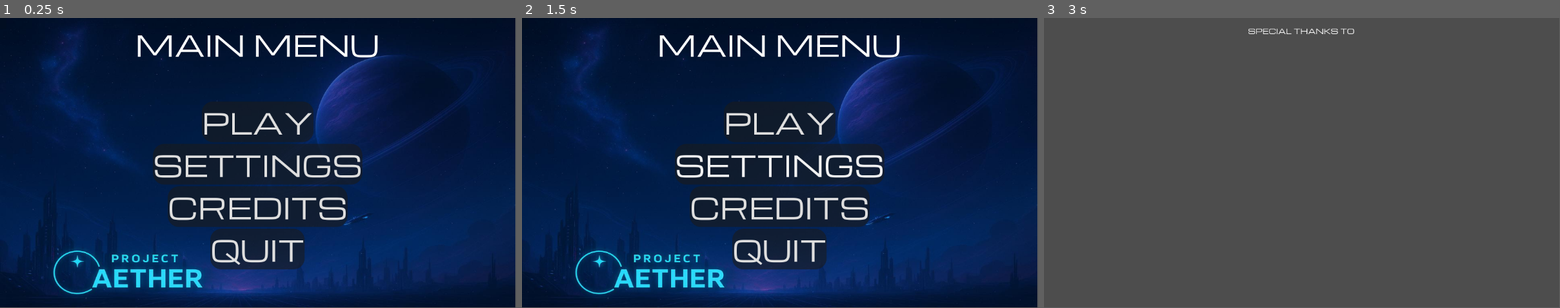
Above: before the commit, frames 1-3 (left to right).
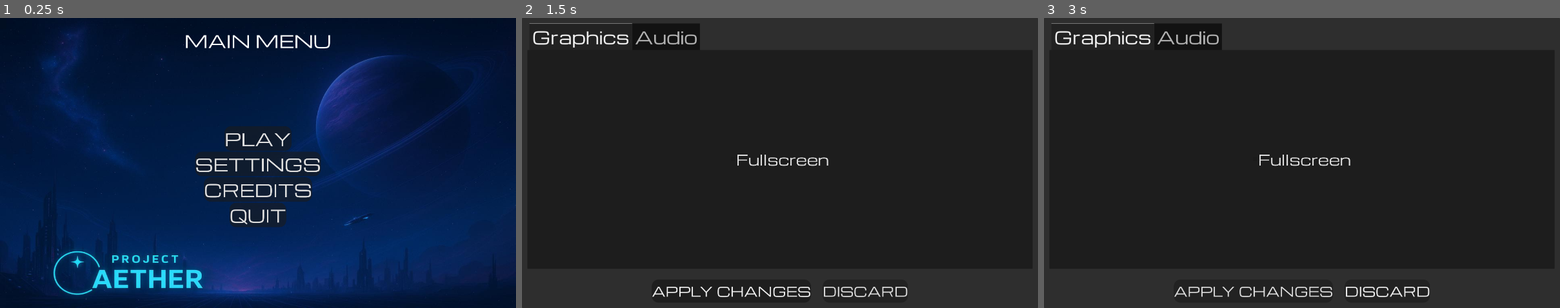
Above: after the commit, the same moments.

Repository: BrakingChanges/Project-AETHER
Game: Godot game, scene res://scenes/Main Menu.tscn
Same seed, same stepped clock (60 frames per second), same inputs: the game is played once before the commit and once after it. Before the commit the project starts from res://Main Menu.tscn.
Inputs (mouse positions are in pixels of both pictures, inside the frame that each line leads up to):
- Up to frame 1 (0.25 s): no input
- Up to frame 2 (1.5 s): click "SETTINGS" at 0.5 s; click (733, 290) at 1.25 s, where only the run after the commit has a clickable "APPLY CHANGES"
- Up to frame 3 (3 s): click (1384, 290) at 2 s, where only the run after the commit has a clickable "DISCARD"; click (1302, 206) at 2.75 s, where only the run before the commit has a clickable "CREDITS"
The window is 799x449 before the commit and 800x450 after it. Grey fills any space a smaller window leaves; there, only what the larger window draws over its background counts as a difference.

The runs differ from the first frame. In frame 1, 13% of the frame differs, in the area x 1-100%, y 0-100%; in frame 2, 88%; in frame 3, 99%, in the area x 0-100%, y 0-100%.

Commit message:
Added credits and Settings

Diff:
--- a/Credits.tscn
+++ /dev/null
@@ -1,20 +0,0 @@
-[gd_scene format=3 uid="uid://2ok8d25i0ehw"]
-
-[node name="TextureRect" type="TextureRect"]
-offset_right = 1152.0
-offset_bottom = 648.0
-
-[node name="VFlowContainer" type="CenterContainer" parent="."]
-layout_mode = 0
-offset_right = 1152.0
-offset_bottom = 58.0
-
-[node name="Label" type="Label" parent="VFlowContainer"]
-layout_mode = 2
-text = "SPECIAL THANKS TO"
-
-[node name="CenterContainer" type="CenterContainer" parent="."]
-layout_mode = 0
-offset_top = 413.0
-offset_right = 1152.0
-offset_bottom = 648.0
--- a/menu_manager.gd
+++ /dev/null
@@ -1,18 +0,0 @@
-extends TextureRect
-
-
-
-func _on_play_button_pressed() -> void:
-	get_tree().change_scene_to_file("res://LevelSelect.tscn")
-
-
-func _on_settings_button_pressed() -> void:
-	get_tree().change_scene_to_file("res://Settings.tscn")
-
-
-func _on_credits_button_pressed() -> void:
-	get_tree().change_scene_to_file("res://Credits.tscn")
-
-
-func _on_quit_button_pressed() -> void:
-	get_tree().quit()
--- a/project.godot
+++ b/project.godot
@@ -11,9 +11,17 @@
 [application]
 
 config/name="Project AETHER"
-run/main_scene="res://Main Menu.tscn"
+run/main_scene="res://scenes/Main Menu.tscn"
 config/features=PackedStringArray("4.5", "Forward Plus")
 config/icon="res://icon.svg"
+
+[display]
+
+window/size/viewport_width=1920
+window/size/viewport_height=1080
+window/size/mode=2
+window/stretch/mode="viewport"
+window/stretch/aspect="expand"
 
 [gui]
 
--- /dev/null
+++ b/scenes/Credits.tscn
@@ -0,0 +1,33 @@
+[gd_scene load_steps=2 format=3 uid="uid://2ok8d25i0ehw"]
+
+[sub_resource type="LabelSettings" id="LabelSettings_qdrcu"]
+font_size = 48
+
+[node name="Panel" type="Panel"]
+offset_right = 1920.0
+offset_bottom = 1080.0
+
+[node name="VFlowContainer" type="CenterContainer" parent="."]
+layout_mode = 0
+offset_right = 1920.0
+offset_bottom = 105.0
+
+[node name="Label" type="Label" parent="VFlowContainer"]
+layout_mode = 2
+text = "SPECIAL THANKS TO:"
+label_settings = SubResource("LabelSettings_qdrcu")
+
+[node name="CenterContainer" type="CenterContainer" parent="."]
+layout_mode = 0
+offset_top = 105.0
+offset_right = 1920.0
+offset_bottom = 1080.0
+
+[node name="Label2" type="Label" parent="CenterContainer"]
+layout_mode = 2
+text = "AIDEN  - DEVELOPER
+MILAN -
+WILDAN -
+GABRIEL - DESIGNER"
+label_settings = SubResource("LabelSettings_qdrcu")
+horizontal_alignment = 1
--- a/Main Menu.tscn
+++ b/scenes/Main Menu.tscn
@@ -1,7 +1,7 @@
 [gd_scene load_steps=4 format=3 uid="uid://j8jh4hqnt6f3"]
 
-[ext_resource type="Script" uid="uid://cun7hr3ybtba3" path="res://menu_manager.gd" id="1_5b7ti"]
-[ext_resource type="Texture2D" uid="uid://1aju54ohlkbh" path="res://Main Menu Background.jpeg" id="1_dvdtt"]
+[ext_resource type="Texture2D" uid="uid://1aju54ohlkbh" path="res://assets/Main Menu Background.jpeg" id="1_qgd8p"]
+[ext_resource type="Script" uid="uid://cun7hr3ybtba3" path="res://scripts/menu_manager.gd" id="2_1i3ks"]
 
 [sub_resource type="LabelSettings" id="LabelSettings_7yr4w"]
 font_size = 64
@@ -12,14 +12,14 @@
 anchor_bottom = 1.0
 grow_horizontal = 2
 grow_vertical = 2
-texture = ExtResource("1_dvdtt")
+texture = ExtResource("1_qgd8p")
 expand_mode = 2
-script = ExtResource("1_5b7ti")
+script = ExtResource("2_1i3ks")
 
 [node name="VBoxContainer" type="CenterContainer" parent="."]
 layout_mode = 0
-offset_right = 1152.0
-offset_bottom = 117.0
+offset_right = 1920.0
+offset_bottom = 168.0
 
 [node name="MainMenuLabel" type="Label" parent="VBoxContainer"]
 layout_mode = 2
@@ -29,8 +29,8 @@
 [node name="CenterContainer" type="CenterContainer" parent="."]
 layout_mode = 0
 offset_top = 102.0
-offset_right = 1152.0
-offset_bottom = 648.0
+offset_right = 1920.0
+offset_bottom = 1080.0
 
 [node name="ButtonContainer" type="HFlowContainer" parent="CenterContainer"]
 layout_mode = 2
--- /dev/null
+++ b/scenes/Settings.tscn
@@ -0,0 +1,156 @@
+[gd_scene load_steps=6 format=3 uid="uid://dwnlkqb6v6bv2"]
+
+[sub_resource type="StyleBoxEmpty" id="StyleBoxEmpty_v4ih8"]
+
+[sub_resource type="LabelSettings" id="LabelSettings_rbmmp"]
+font_size = 26
+
+[sub_resource type="DPITexture" id="DPITexture_v4ih8"]
+_source = "<svg xmlns=\"http://www.w3.org/2000/svg\" width=\"16\" height=\"16\"><circle cx=\"8\" cy=\"8\" r=\"7\" fill=\"#fefefe\" fill-opacity=\".75\"/></svg>
+"
+base_scale = 2.48
+
+[sub_resource type="DPITexture" id="DPITexture_i47rn"]
+_source = "<svg xmlns=\"http://www.w3.org/2000/svg\" width=\"16\" height=\"16\"><circle cx=\"8\" cy=\"8\" r=\"7\" fill=\"#fefefe\"/></svg>
+"
+
+[sub_resource type="StyleBoxFlat" id="StyleBoxFlat_rbmmp"]
+content_margin_top = 35.0
+content_margin_right = 400.0
+bg_color = Color(0.25808161, 0.25808161, 0.25808161, 0.6)
+corner_radius_top_left = 4
+corner_radius_top_right = 4
+corner_radius_bottom_right = 4
+corner_radius_bottom_left = 4
+corner_detail = 6
+
+[node name="Panel" type="Panel"]
+offset_right = 1920.0
+offset_bottom = 1080.0
+
+[node name="HBoxContainer" type="HBoxContainer" parent="."]
+layout_mode = 0
+offset_top = 954.0
+offset_right = 1920.0
+offset_bottom = 1080.0
+alignment = 1
+
+[node name="MarginContainer" type="MarginContainer" parent="HBoxContainer"]
+layout_mode = 2
+
+[node name="ApplyChangesButton" type="Button" parent="HBoxContainer/MarginContainer"]
+layout_mode = 2
+theme_override_font_sizes/font_size = 48
+text = "APPLY CHANGES"
+
+[node name="MarginContainer2" type="MarginContainer" parent="HBoxContainer"]
+layout_mode = 2
+
+[node name="DiscardChangesButton" type="Button" parent="HBoxContainer/MarginContainer2"]
+layout_mode = 2
+theme_override_font_sizes/font_size = 48
+text = "DISCARD"
+
+[node name="MarginContainer" type="MarginContainer" parent="."]
+layout_mode = 0
+offset_right = 1920.0
+offset_bottom = 954.0
+
+[node name="TabContainer" type="TabContainer" parent="MarginContainer"]
+layout_mode = 2
+theme_override_font_sizes/font_size = 64
+current_tab = 0
+
+[node name="Graphics" type="Panel" parent="MarginContainer/TabContainer"]
+layout_mode = 2
+metadata/_tab_index = 0
+
+[node name="CenterContainer" type="CenterContainer" parent="MarginContainer/TabContainer/Graphics"]
+layout_mode = 0
+offset_right = 1880.0
+offset_bottom = 815.0
+
+[node name="VBoxContainer" type="VBoxContainer" parent="MarginContainer/TabContainer/Graphics/CenterContainer"]
+layout_mode = 2
+
+[node name="HFlowContainer" type="HSplitContainer" parent="MarginContainer/TabContainer/Graphics/CenterContainer/VBoxContainer"]
+layout_mode = 2
+
+[node name="CheckBox" type="CheckBox" parent="MarginContainer/TabContainer/Graphics/CenterContainer/VBoxContainer/HFlowContainer"]
+layout_mode = 2
+theme_override_font_sizes/font_size = 53
+theme_override_styles/normal = SubResource("StyleBoxEmpty_v4ih8")
+text = "Fullscreen"
+
+[node name="Audio" type="Panel" parent="MarginContainer/TabContainer"]
+visible = false
+layout_mode = 2
+metadata/_tab_index = 1
+
+[node name="CenterContainer" type="CenterContainer" parent="MarginContainer/TabContainer/Audio"]
+layout_mode = 0
+offset_right = 1880.0
+offset_bottom = 815.0
+
+[node name="VBoxContainer" type="VBoxContainer" parent="MarginContainer/TabContainer/Audio/CenterContainer"]
+layout_mode = 2
+
+[node name="HFlowContainer" type="HSplitContainer" parent="MarginContainer/TabContainer/Audio/CenterContainer/VBoxContainer"]
+layout_mode = 2
+
+[node name="CenterContainer" type="CenterContainer" parent="MarginContainer/TabContainer/Audio/CenterContainer/VBoxContainer/HFlowContainer"]
+layout_mode = 2
+
+[node name="Label" type="Label" parent="MarginContainer/TabContainer/Audio/CenterContainer/VBoxContainer/HFlowContainer/CenterContainer"]
+layout_mode = 2
+text = "Master Volume"
+label_settings = SubResource("LabelSettings_rbmmp")
+
+[node name="MarginContainer" type="MarginContainer" parent="MarginContainer/TabContainer/Audio/CenterContainer/VBoxContainer/HFlowContainer"]
+layout_mode = 2
+
+[node name="HSlider" type="HSlider" parent="MarginContainer/TabContainer/Audio/CenterContainer/VBoxContainer/HFlowContainer/MarginContainer"]
+layout_mode = 2
+theme_override_icons/grabber = SubResource("DPITexture_v4ih8")
+theme_override_icons/grabber_highlight = SubResource("DPITexture_i47rn")
+theme_override_styles/slider = SubResource("StyleBoxFlat_rbmmp")
+
+[node name="HFlowContainer2" type="HSplitContainer" parent="MarginContainer/TabContainer/Audio/CenterContainer/VBoxContainer"]
+layout_mode = 2
+
+[node name="CenterContainer" type="CenterContainer" parent="MarginContainer/TabContainer/Audio/CenterContainer/VBoxContainer/HFlowContainer2"]
+layout_mode = 2
+
+[node name="Label" type="Label" parent="MarginContainer/TabContainer/Audio/CenterContainer/VBoxContainer/HFlowContainer2/CenterContainer"]
+layout_mode = 2
+text = "SFX"
+label_settings = SubResource("LabelSettings_rbmmp")
+
+[node name="MarginContainer" type="MarginContainer" parent="MarginContainer/TabContainer/Audio/CenterContainer/VBoxContainer/HFlowContainer2"]
+layout_mode = 2
+
+[node name="HSlider" type="HSlider" parent="MarginContainer/TabContainer/Audio/CenterContainer/VBoxContainer/HFlowContainer2/MarginContainer"]
+layout_mode = 2
+theme_override_icons/grabber = SubResource("DPITexture_v4ih8")
+theme_override_icons/grabber_highlight = SubResource("DPITexture_i47rn")
+theme_override_styles/slider = SubResource("StyleBoxFlat_rbmmp")
+
+[node name="HFlowContainer3" type="HSplitContainer" parent="MarginContainer/TabContainer/Audio/CenterContainer/VBoxContainer"]
+layout_mode = 2
+
+[node name="CenterContainer" type="CenterContainer" parent="MarginContainer/TabContainer/Audio/CenterContainer/VBoxContainer/HFlowContainer3"]
+layout_mode = 2
+
+[node name="Label" type="Label" parent="MarginContainer/TabContainer/Audio/CenterContainer/VBoxContainer/HFlowContainer3/CenterContainer"]
+layout_mode = 2
+text = "Music"
+label_settings = SubResource("LabelSettings_rbmmp")
+
+[node name="MarginContainer" type="MarginContainer" parent="MarginContainer/TabContainer/Audio/CenterContainer/VBoxContainer/HFlowContainer3"]
+layout_mode = 2
+
+[node name="HSlider" type="HSlider" parent="MarginContainer/TabContainer/Audio/CenterContainer/VBoxContainer/HFlowContainer3/MarginContainer"]
+layout_mode = 2
+theme_override_icons/grabber = SubResource("DPITexture_v4ih8")
+theme_override_icons/grabber_highlight = SubResource("DPITexture_i47rn")
+theme_override_styles/slider = SubResource("StyleBoxFlat_rbmmp")
--- /dev/null
+++ b/scripts/menu_manager.gd
@@ -0,0 +1,19 @@
+extends TextureRect
+
+func _ready() -> void:
+	get_viewport().size = DisplayServer.screen_get_size()
+
+
+func _on_play_button_pressed() -> void:
+	get_tree().change_scene_to_file("res://scenes/LevelSelect.tscn")
+
+func _on_settings_button_pressed() -> void:
+	get_tree().change_scene_to_file("res://scenes/Settings.tscn")
+
+
+func _on_credits_button_pressed() -> void:
+	get_tree().change_scene_to_file("res://scenes/Credits.tscn")
+
+
+func _on_quit_button_pressed() -> void:
+	get_tree().quit()
--- a/theme/default.tres
+++ b/theme/default.tres
@@ -1,6 +1,6 @@
 [gd_resource type="Theme" load_steps=6 format=3 uid="uid://dybosh6ltato1"]
 
-[ext_resource type="FontFile" uid="uid://chr48y8atvstl" path="res://Michroma-Regular.ttf" id="1_y77lc"]
+[ext_resource type="FontFile" uid="uid://chr48y8atvstl" path="res://fonts/Michroma-Regular.ttf" id="1_y77lc"]
 
 [sub_resource type="StyleBoxFlat" id="StyleBoxFlat_qgxfu"]
 bg_color = Color(0.101960786, 0.6, 0.6, 0)
@@ -37,4 +37,10 @@
 Button/styles/hover = SubResource("StyleBoxFlat_1qs7s")
 Button/styles/hover_pressed = SubResource("StyleBoxFlat_818bm")
 Button/styles/normal = SubResource("StyleBoxFlat_y77lc")
+CheckBox/colors/font_outline_color = Color(1, 1, 1, 1)
 Label/fonts/font = ExtResource("1_y77lc")
+MarginContainer/constants/margin_bottom = 20
+MarginContainer/constants/margin_left = 20
+MarginContainer/constants/margin_right = 20
+MarginContainer/constants/margin_top = 20
+TabContainer/fonts/font = ExtResource("1_y77lc")
Renamed: Main Menu Background.jpeg -> assets/Main Menu Background.jpeg
Not shown, changed: assets/Main Menu Background.jpeg.import
Renamed: Michroma-Regular.ttf -> fonts/Michroma-Regular.ttf
Not shown, changed: fonts/Michroma-Regular.ttf.import
Renamed: menu_manager.gd.uid -> scripts/menu_manager.gd.uid
